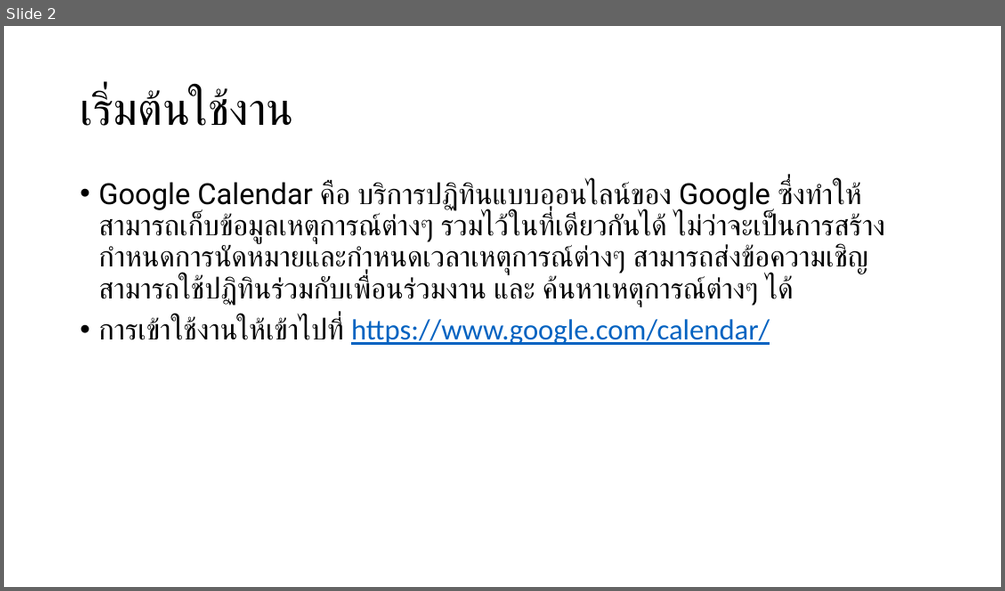
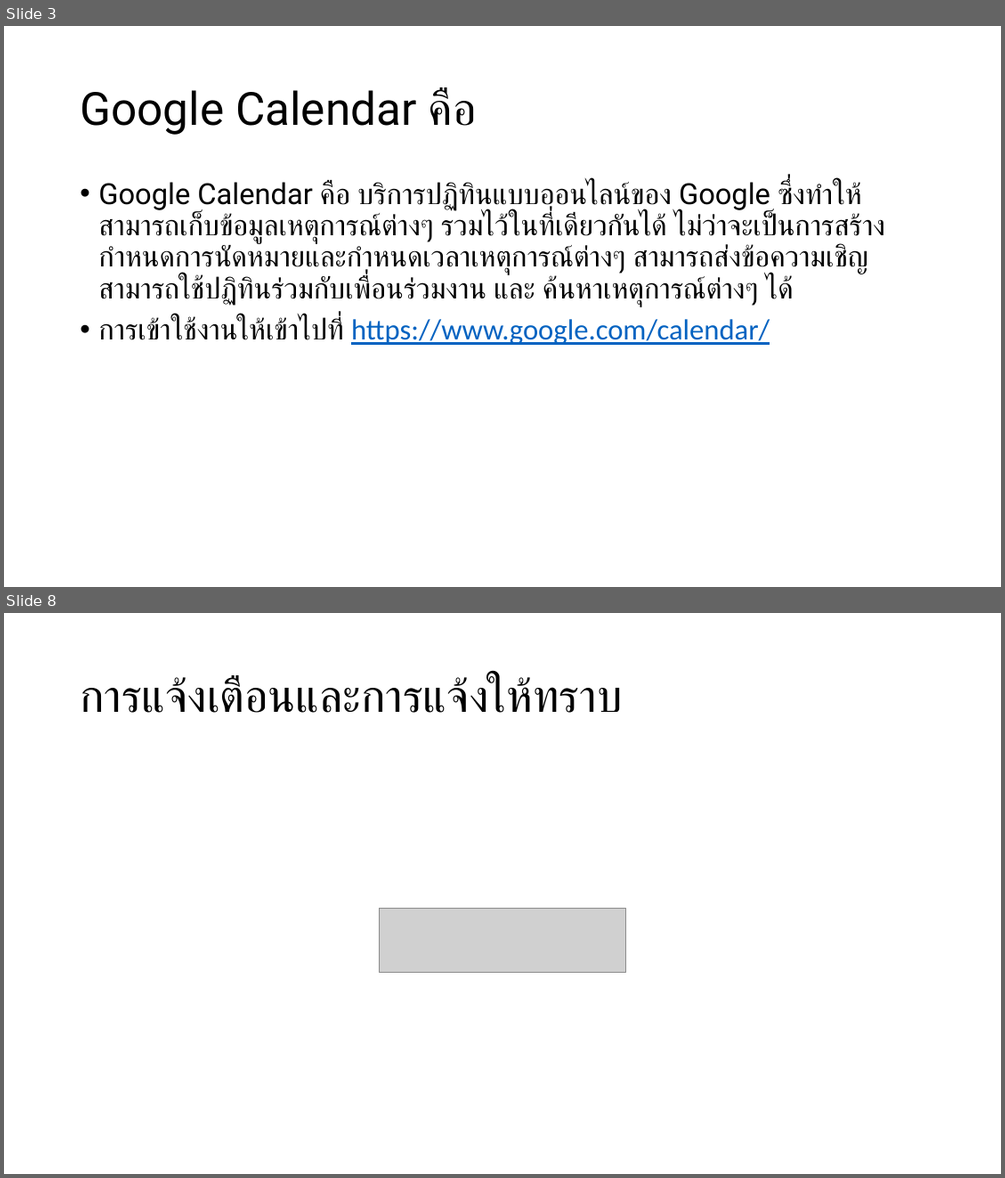
Before and after one commit to bratchasak/gcalendar, a slide deck: Google Calendar.pptx. Shown one above the other, each under a label of ours: slide 2 before the commit, slides 3 and 8 after it; the slides between them are not shown. The pictures are 1005x591 and 1005x1178 pixels, drawn with LibreOffice and Linux fonts; fonts in the diff are those of the drawing; grey boxes stand for pictures. Boxes give left, top, right and bottom in pixels: in the first picture for what was removed or moved away, otherwise in the second. Text is boxed around its words. In the diff, an @@ line names an element or a change of style, - is before the commit and + after.

```diff
--- a/Google Calendar.pptx
+++ b/Google Calendar.pptx
@@ slide 8 added at (x1=4, y1=613, x2=1001, y2=1174), background #FFFFFF @@
@@ title added at (x1=80, y1=676, x2=622, y2=713), 44 pt, text #000000 @@
+การแจ้งเตือนและการแจ้งให้ทราบ
@@ picture added at (x1=380, y1=908, x2=625, y2=972) @@
@@ what was slide 2 is now slide 3 @@
@@ slide 3 changed as well @@
@@ title at (x1=80, y1=89, x2=477, y2=135): text changed @@
-เริ่มต้นใช้งาน
+Google Calendar คือ
```
Also in this commit, not shown: 1 other slide changed, 14 other slides added, 9 slides removed, 1 other file.
